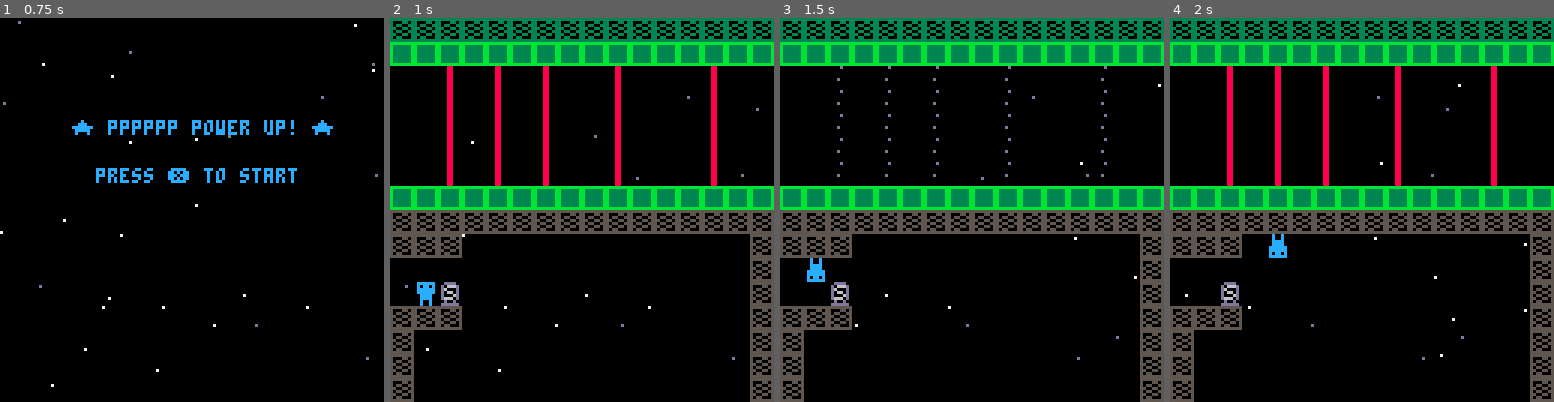
Above: before the commit, frames 1-4 (left to right).
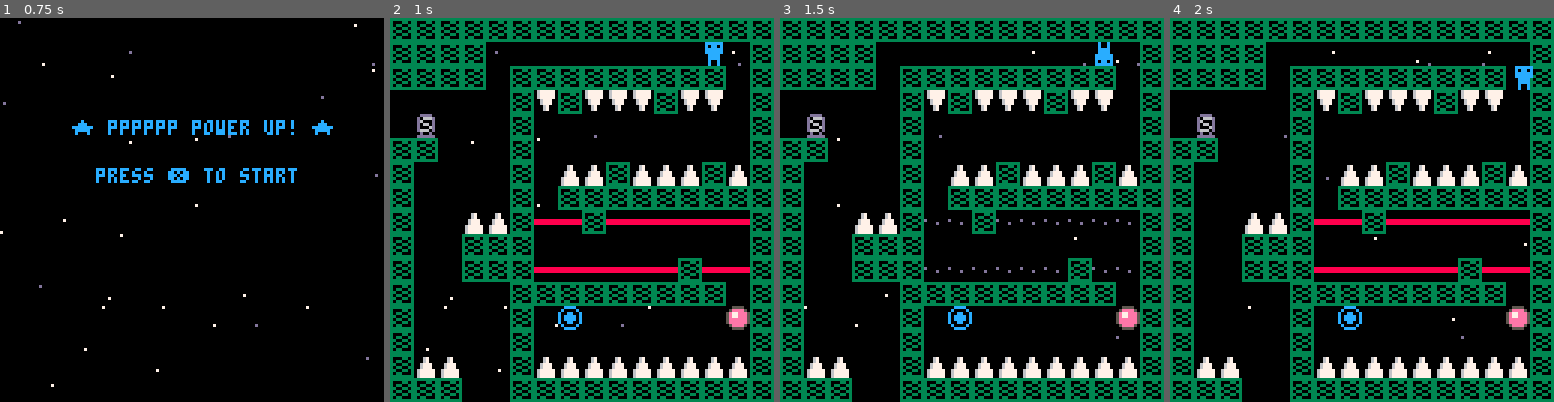
Above: after the commit, the same moments.

Repository: MokonaNico/PICO8_PPPPPP
Game: PICO-8 cartridge pppppp.p8
Two runs of this game, one before a commit and one after it. Both use one fixed random seed, a clock stepped at 60 frames per second and the inputs below.
Inputs:
- Up to frame 1 (0.75 s): tap X (X key) at 0.33 s
- Up to frame 2 (1 s): no input
- Up to frame 3 (1.5 s): tap X (X key) at 1.07 s
- Up to frame 4 (2 s): hold Right from 1.6 s (still down); tap X (X key) at 1.85 s

Frame 1 is identical in both runs. In frame 2, 45% of the frame differs, in the area x 0-100%, y 6-100%; in frame 3, 42%; in frame 4, 45%.

Commit message:
add collectible code

Diff:
--- a/pppppp.p8
+++ b/pppppp.p8
@@ -6,7 +6,6 @@
 
 
 --to do list :
---collectible
 --level design
 --music end title
 --end title with time + collec
@@ -36,6 +35,7 @@
 		update_bounceblocs()
 		update_laser()
 		update_energy()
+		update_collectible()
 	elseif state == 2 then
 
 	end
@@ -64,8 +64,8 @@
 -->8
 --player
 gravity=2
-sx=33
-sy=43
+sx=77
+sy=1
 spawn_coord={x=sx*8,y=sy*8}
 
 function create_player()
@@ -418,10 +418,29 @@
 function destroy_energy()
 	ex=mapx
 	ey=mapy
-	for i=1,30 do
+	for i=1,60 do
 		yield()
 	end
 	mset(ex,ey,58)
+end
+-->8
+--collectible
+
+collecltible_count=0
+
+function remove_col(x,y)
+	mapx=flr(x/8)
+	mapy=flr(y/8)
+	mset(mapx,mapy,0)
+	sfx(8)
+end
+
+function update_collectible()
+	col=check_col(p.x,p.y,7)
+	if col.c then
+		remove_col(p.x,p.y)
+		collecltible_count+=1
+	end
 end
 __gfx__
 000000000cccccc000c00c00111111110000000006777770000000000000000000dddd0000dddd00111111111111111110111111110111110000000000088000
@@ -506,19 +525,19 @@
 31313131313100000000000000000000000000000000000000000000000000000000000000000000000000000000000000000000000000000000000000000030
 3131313131314000000000000000f031333333333333333333333333333333333333333333333333333333333333333333333333333333333333333333333333
 33333333333300000000000000000000000000000000000000000000000000000000000000000000000000000000000000000000000000000000000000000030
-3131313131313140000000000000f031335050505050505050505050505033333333330000000000000000000000003333000000000000000000000000000000
-00000000000000000000000000000000000000000000000000000000000000000000000000000000000000000000000000000000000000000000000000000030
-3131313131313131400000000000f03133a0a0000000a0a0000000a0a00000000000000000000000000000000000003333000000000000000000000000000000
-00000000000000000000000000000000000000000000000000000000000000000000000000000000000000000000000000000000000000000000000000000030
-3131313131313131314000000000f031330000000000000000000000000000000000800000000000000000000000003333000000000000000000000000000000
-00000000000000000000000000000000000000000000000000000000000000000000000000000000000000000000000000000000000000000000000000000030
-3131313131313131313140000000f031330000000000000000000000000000333333330000000000000000000000003333000000000000000000000000000000
-00000000000000000000000000000000000000000000000000000000000000000000000000000000000000000000000000000000000000000000000000000030
-3131313131313131313131400000f031330000000000000000000000000000333300000000000000000000000000003333000000000000000000000000000000
-00000000000000000000000000000000000000000000000000000000000000000000000000000000000000000000000000000000000000000000000000000030
-31313131313131313131313140004031330000000000000000000000000000333300000000000000000000000000003333000000000000000000000000000000
-00000000000000000000000000000000000000000000000000000000000000000000000000000000000000000000000000000000000000000000000000000030
-31313131313131313131313131003131330000a1a1a1a1a1a1a1a1a1a1a1a1333300000000000000000000000000003333000000000000000000000000000000
+3131313131313140000000000000f031335050505050505050505050505033333333330000000000000000000000000000000000000000000000000000000000
+00000000000000000000000000000000000000000000000000000000000000000000000000000000000000000000000000000000000000000000000000000030
+3131313131313131400000000000f03133a0a0000000a0a0000000a0a00000000000000000000000000000000000000000000000000000000000000000000000
+00000000000000000000000000000000000000000000000000000000000000000000000000000000000000000000000000000000000000000000000000000030
+3131313131313131314000000000f031330000000000000000000000000000000000800000000000000000000000000000000000000000000000000000000000
+00000000000000000000000000000000000000000000000000000000000000000000000000000000000000000000000000000000000000000000000000000030
+3131313131313131313140000000f031330000000000000000000000000000333333330000000000000000000000000000000000000000000000000000000000
+00000000000000000000000000000000000000000000000000000000000000000000000000000000000000000000000000000000000000000000000000000030
+3131313131313131313131400000f031330000000000000000000000000000333300000000000000000000000000000000000000000000000000000000000000
+00000000000000000000000000000000000000000000000000000000000000000000000000000000000000000000000000000000000000000000000000000030
+31313131313131313131313140004031330000000000000000000000000000333300000000000000000000000000000000000000000000000000000000000000
+00000000000000000000000000000000000000000000000000000000000000000000000000000000000000000000000000000000000000000000000000000030
+31313131313131313131313131003131330000a1a1a1a1a1a1a1a1a1a1a1a1333300000000000000000000000000000000000000000000000000000000000000
 00000000000000000000000000000000000000000000000000000000000000000000000000000000000000000000000000000000000000000000000000000030
 31313131313131313131313131003131330000333333333333333333333333333300000000000000000000000000000000000000000000000000000000000000
 00000000000000000000000000000000000000000000000000000000000000000000000000000000000000000000000000000000000000000000000000000030
@@ -553,24 +572,24 @@
 31313131313131313131313131313131333340404040404040404040404040333330303030303030303030303030303030303030303030303030303030303030
 30303030303030303030303030303030303030303030303030303030303030303030303030303030303030303030303030303030303030303030303030303030
 __gff__
-0000000102020202040009010101222200000001000000000000110000002020000000010000000000000000000000000000000100000000000040000000000000000000000000000000000000000000000000000000000000000000000000000000000000000000000000000000000000000000000000000000000000000000
+0000000102020202040009010101222200000001000000000000110000002020000000010000000000000000000000000000000100000000000040000000800000000000000000000000000000000000000000000000000000000000000000000000000000000000000000000000000000000000000000000000000000000000
 0000000000000000000000000000000000000000000000000000000000000000000000000000000000000000000000000000000000000000000000000000000000000000000000000000000000000000000000000000000000000000000000000000000000000000000000000000000000000000000000000000000000000000
 __map__
 0303030303030303030303030303030303030303030303030303030303030303030303030303030303030303030303030303030303030303030303030303030313131313131313131313131313131313130303030303030303030303030303030303030303030303030303030303030303030303030303030303030303030303
 033232323234272727272727272727030300000000000005050000000000000303050505050505050505050505050503030305050505050f0f0505030305050313131313000000000000000000000013130000000000000000000000000000000000000000000000000000000000000000000000000000000000000000000003
 033232323425000000000000000000000000000000000000000000000000000303000000000000000000000000000003030300000000000f0f0000000000000313131313001313131313131313130013130000000000000000000000000000000000000000000000000000000000000000000000000000000000000000000003
-033232342500000000000000000000000008000000000000000000000000000000000000000000000000000000000000000000000000000f0f0000000000000000000000001300000000000000000013130000000000000000000000000000000000000000000000000000000000000000000000000000000000000000000003
+033232342500000000000000000000000008000000000000000000000000000000000000000000000000000000000000000000000000000f0f0000000000000000000000001305130505051305050013130000000000000000000000000000000000000000000000000000000000000000000000000000000000000000000003
 033234250000000000000000030303030303000404000000000000040400000000080000000000030300000000000000000000000000000f0f0000000000000000080000001300000000000000000013130000000000000000000000000000000000000000000000000000000000000000000000000000000000000000000003
 033425000000000000000000243538030303030303030303030303030303030303030000000000000000000000000003030000000000000f0f0000000003030313130000001300000000000000000013130000000000000000000000000000000000000000000000000000000000000000000000000000000000000000000003
-032600000000000000000000002435030303050505050505050505050505030303000000000000000000000000000003030000000000000f0f0000000000000313000000001300000000000000000013130000000000000000000000000000000000000000000000000000000000000000000000000000000000000000000003
-032600000000000000000000000016030307000000000000000000000000060303000000000000000000000000000003030000000000000f0f0000000000000313000000001300000000000000000013130000000000000000000000000000000000000000000000000000000000000000000000000000000000000000000003
-0326000000000000000000000000160303070000000000003a0000000000060303000000000000000000000000000003030000000000000f0f0000000000000313000004041300000000000000000013130000000000000000000000000000000000000000000000000000000000000000000000000000000000000000000003
+032600000000000000000000002435030303050505050505050505050505030303000000000000000000000000000003030000000000000f0f0000000000000313000000001300040413040404130413130000000000000000000000000000000000000000000000000000000000000000000000000000000000000000000003
+032600000000000000000000000016030307000000000000000000000000060303000000000000000000000000000003030000000000000f0f0000000000000313000000001300131313131313131313130000000000000000000000000000000000000000000000000000000000000000000000000000000000000000000003
+0326000000000000000000000000160303070000000000003a0000000000060303000000000000000000000000000003030000000000000f0f000000000000031300000404130e0e130e0e0e0e0e0e13130000000000000000000000000000000000000000000000000000000000000000000000000000000000000000000003
 032600000000000000000000000016030307000000000000000000000000060303000000000000000000000000000003030000000000000f0f0000000000000313000013131300000000000000000013130000000000000000000000000000000000000000000000000000000000000000000000000000000000000000000003
-033715000000000000000000001436030307000000000000000000000000060303000003030000000000000303000003030000000000000f0f0000000000000313000013131300000000000000000013130000000000000000000000000000000000000000000000000000000000000000000000000000000000000000000003
-033837150000030303030000143638030307000000000000000000000000060303000000000000000000000000000003030000000000000f0f0000000000000313000000001300000000000000000013130000000000000000000000000000000000000000000000000000000000000000000000000000000000000000000003
-033838371500000303000014363838030307000000000000000000000000060303000000000000000000000000000003030000000000000f0f0000000000000313000000001300000000000000000013130000000000000000000000000000000000000000000000000000000000000000000000000000000000000000000003
-033838383715000303001436383838030307000000000000000000000000060303000000000000000000000000000003030000000000000f0f00000000000003130000000013003e0000000000000013130000000000000000000000000000000000000000000000000000000000000000000000000000000000000000000003
-033838383837150303143638383838030307000004040404040404040000060303040404040404040404040404040403030404030304040f0f0404040404040313040400001300000000000000000013130000000000000000000000000000000000000000000000000000000000000000000000000000000000000000000003
+033715000000000000000000001436030307000000000000000000000000060303000003030000000000000303000003030000000000000f0f000000000000031300001313130e0e0e0e0e0e130e0e13130000000000000000000000000000000000000000000000000000000000000000000000000000000000000000000003
+033837150000030303030000143638030307000000000000000000000000060303000000000000000000000000000003030000000000000f0f0000000000000313000000001313131313131313130013130000000000000000000000000000000000000000000000000000000000000000000000000000000000000000000003
+033838371500000303000014363838030307000000000000000000000000060303000000000000000000000000000003030000000000000f0f00000000000003130000000013003e0000000000003a13130000000000000000000000000000000000000000000000000000000000000000000000000000000000000000000003
+033838383715000303001436383838030307000000000000000000000000060303000000000000000000000000000003030000000000000f0f0000000000000313000000001300000000000000000013130000000000000000000000000000000000000000000000000000000000000000000000000000000000000000000003
+033838383837150303143638383838030307000004040404040404040000060303040404040404040404040404040403030404030304040f0f0404040404040313040400001304040404040404040413130000000000000000000000000000000000000000000000000000000000000000000000000000000000000000000003
 0303030303030303030303030303030303030000030303030303030300000303030303030303030303030303030303030303030303030303030303030303030313131300001313131313131313131313130000000000000000000000000000000000000000000000000000000000000000000000000000000000000000000003
 1313131313131313131313131313131313130000131313131313131300001313131313131313131313131313131313131313131313131313131313131313131313131300001313131313131313131313130000000000000000000000000000000000000000000000000000000000000000000000000000000000000000000003
 131a1a1a1a1a1a1a1a1a1a1a1a1a1a1a13130000131313131313131300001313131313131305051a1a0f050505001313130e0e0e0e0e0e0e0e0e0e1a1a1a0e1313000000001300000000000000000000000000000000000000000000000000000000000000000000000000000000000000000000000000000000000000000003
Not shown, changed: the sound effects (__sfx__) section of pppppp.p8
